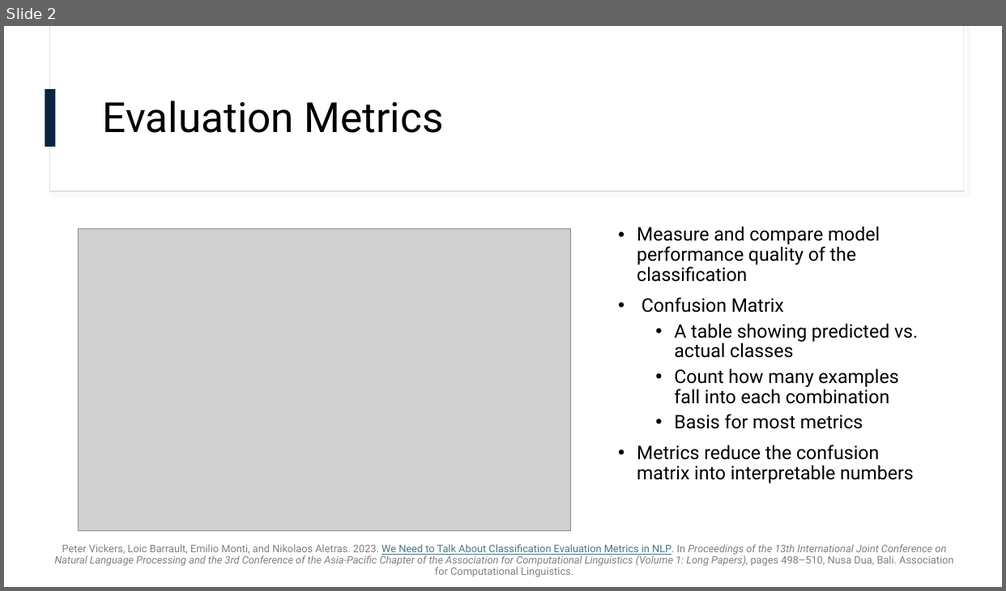
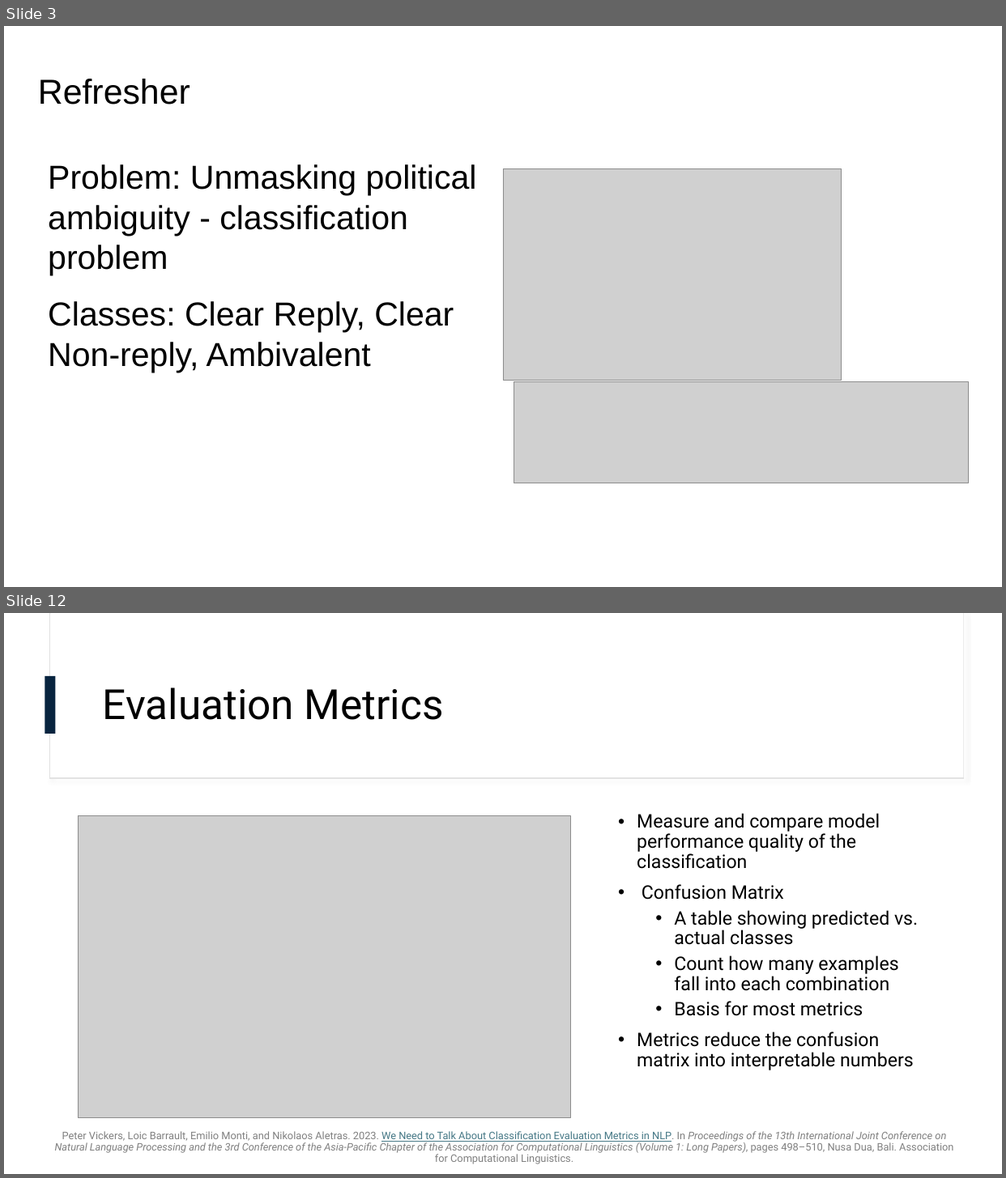
Before and after one commit to omarelbeltagy/clarity, a slide deck: literature/literature edited.pptx. Shown one above the other, each under a label of ours: slide 2 before the commit, slides 3 and 12 after it; the slides between them are not shown. The pictures are 1006x591 and 1006x1178 pixels, drawn with LibreOffice and Linux fonts; fonts in the diff are those of the drawing; grey boxes stand for pictures; background and template pictures are left out. Boxes give left, top, right and bottom in pixels: in the first picture for what was removed or moved away, otherwise in the second. Text is boxed around its words. In the diff, an @@ line names an element or a change of style, - is before the commit and + after.

```diff
--- a/literature/literature edited.pptx
+++ b/literature/literature edited.pptx
@@ slide 3 added at <box>4,26,1002,587</box>, background #FFFFFF @@
@@ title added at <box>38,79,190,105</box>, 33.3 pt, text #000000 @@
+Refresher
@@ text added at <box>48,165,477,275</box>, 32 pt, text #000000 @@
+Problem: Unmasking political ambiguity - classification problem
@@ picture added at <box>503,169,842,381</box> @@
@@ text added at <box>48,301,454,373</box>, 32 pt, text #000000 @@
+Classes: Clear Reply, Clear Non-reply, Ambivalent
@@ picture added at <box>513,382,968,484</box> @@
@@ what was slide 2 is now slide 12 @@
```
Also in this commit, not shown: 2 slides changed, 10 other slides added, 1 slide removed, 1 other file.
